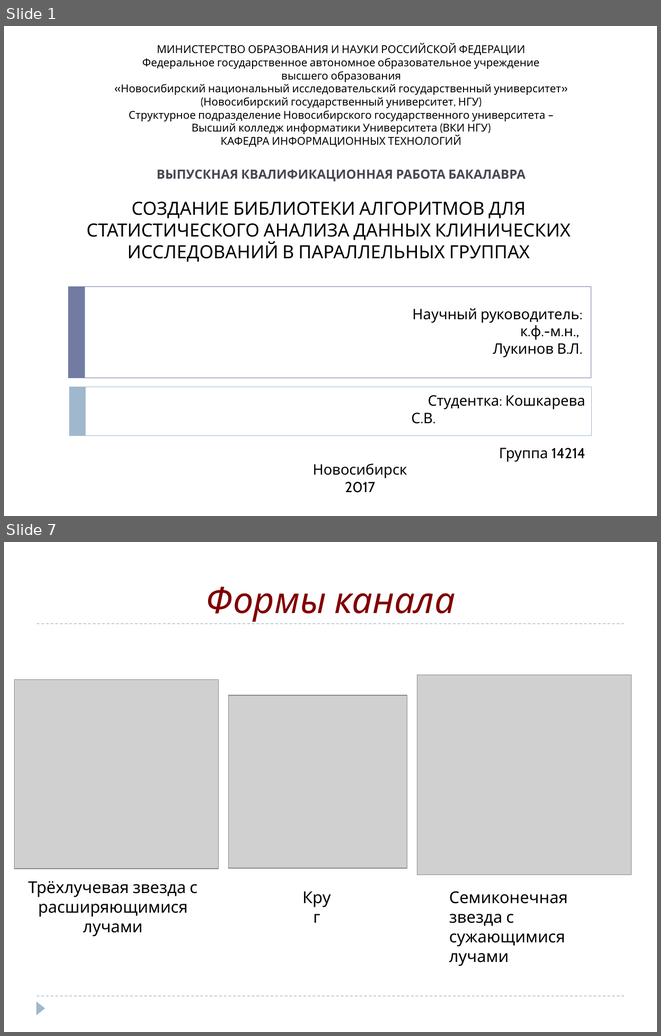
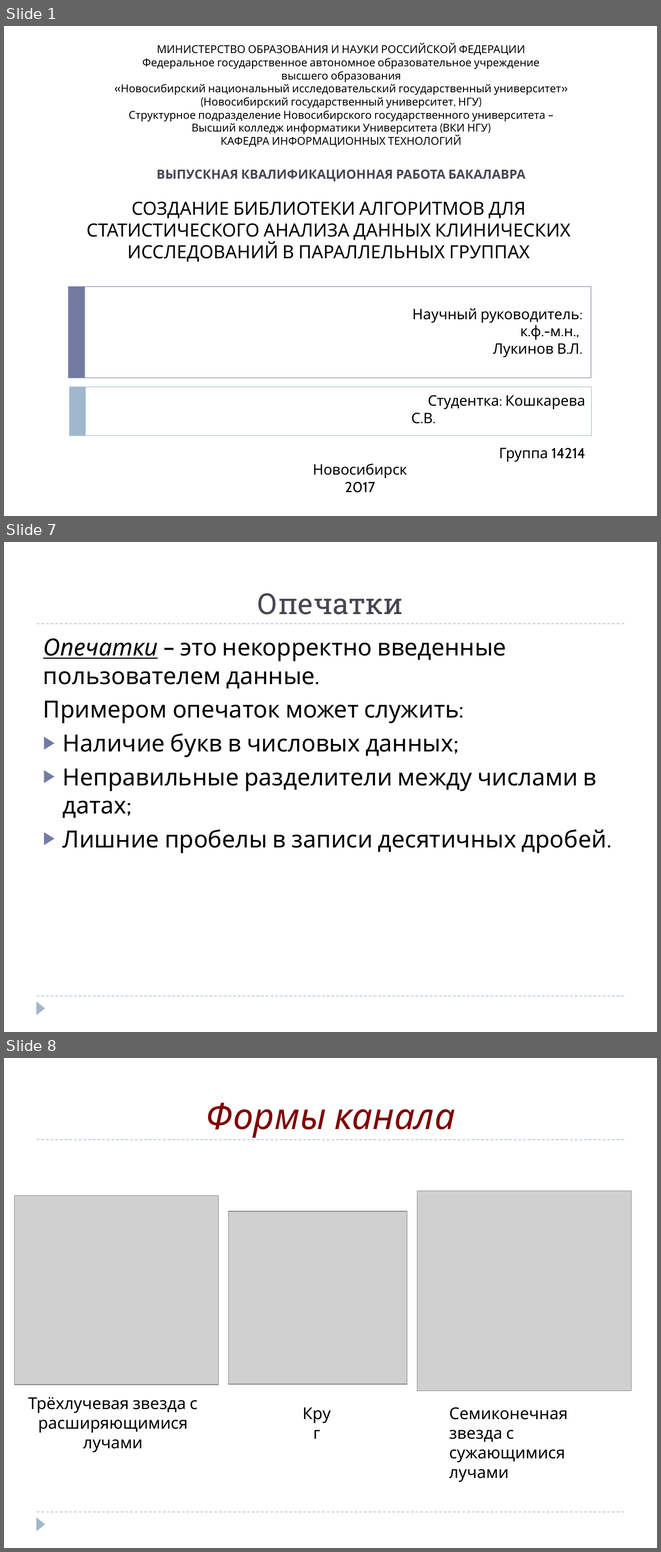
Before and after one commit to SophieKoshkareva/Article, a slide deck: Diploma_Koshkareva.pptx. Shown one above the other, each under a label of ours: slides 1 and 7 before the commit, slides 1, 7 and 8 after it; the slides between them are not shown. The pictures are 661x1036 and 661x1552 pixels, drawn with LibreOffice and Linux fonts; fonts in the diff are those of the drawing; grey boxes stand for pictures. Boxes give left, top, right and bottom in pixels: in the first picture for what was removed or moved away, otherwise in the second. Text is boxed around its words. In the diff, an @@ line names an element or a change of style, - is before the commit and + after.

```diff
--- a/Diploma_Koshkareva.pptx
+++ b/Diploma_Koshkareva.pptx
@@ slide 7 added at <box>4,542,657,1032</box>, background #FFFFFF; not listed: 3 template elements that a slide beside it also shows @@
@@ title added at <box>258,593,403,615</box>, 32 pt, text #464653 @@
+Опечатки
@@ text added at <box>43,638,607,853</box>, 26 pt, text #000000 @@
+Опечатки – это некорректно введенные пользователем данные.
+Примером опечаток может служить:
+▶ Наличие букв в числовых данных;
+▶ Неправильные разделители между числами в датах;
+▶ Лишние пробелы в записи десятичных дробей.
@@ what was slide 7 is now slide 8 @@
```
Also in this commit, not shown: 3 slides changed, 3 other slides added, 3 slides removed, 1 other file.
